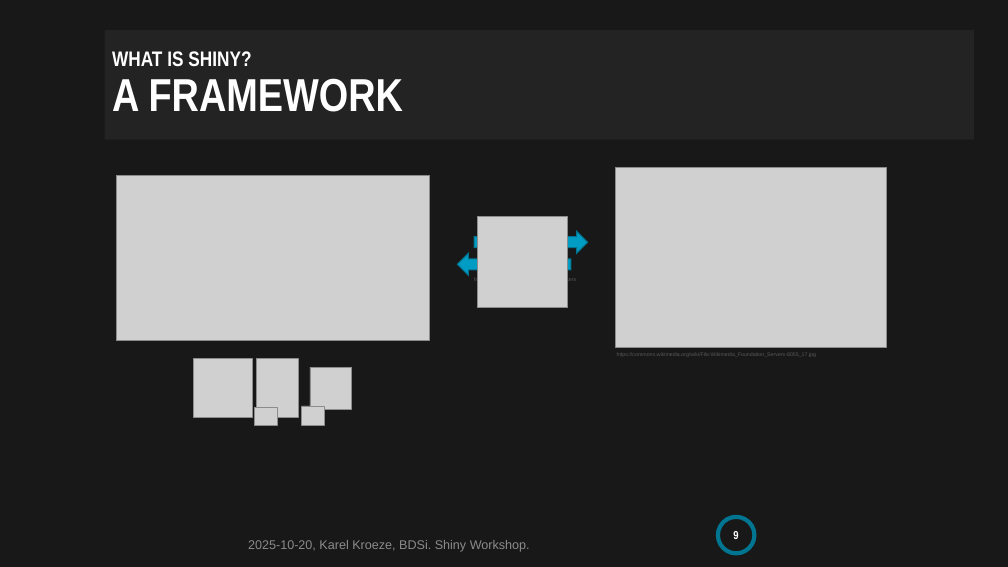
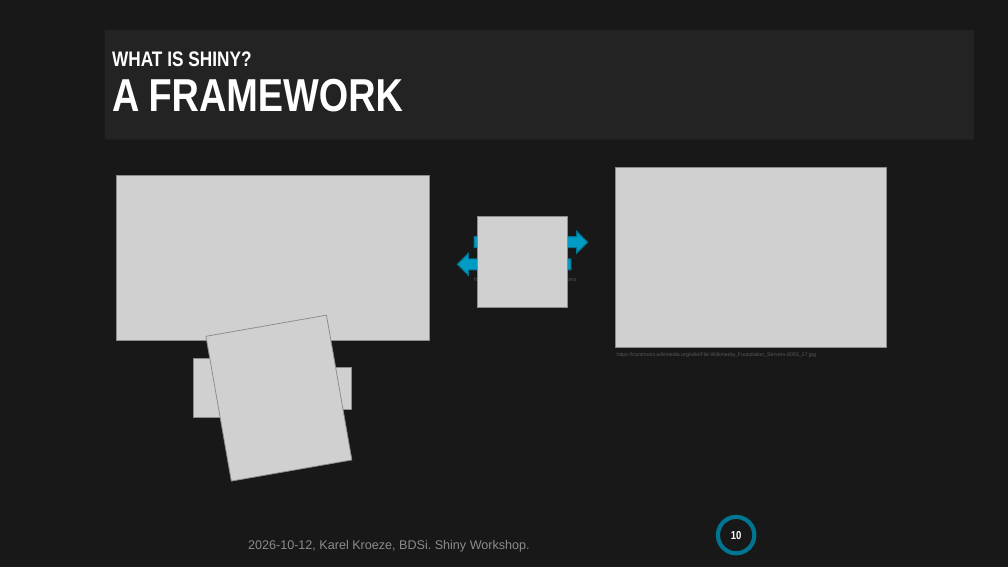
Before and after one commit to BDSI-Utwente/shiny-workshop, a slide deck: slide 10 of slides/shiny-workshop.pptx (slide 9 before the commit). Drawn at 1008x567 pixels with LibreOffice and Linux fonts; fonts in the diff are those of the drawing; grey boxes stand for pictures; background and template pictures are left out. Boxes give left, top, right and bottom in pixels: in the first picture for what was removed or moved away, otherwise in the second. Text is boxed around its words. In the diff, an @@ line names an element or a change of style, - is before the commit and + after.

```diff
--- a/slides/shiny-workshop.pptx
+++ b/slides/shiny-workshop.pptx
@@ picture added at box(206, 315, 352, 481) @@
@@ picture: place and size @@
-picture at box(255, 408, 278, 426)
+picture at box(256, 423, 279, 442)
@@ picture: place and size @@
-picture at box(302, 406, 324, 426)
+picture at box(310, 423, 333, 443)
@@ page number at box(731, 531, 742, 539): text changed @@
-9
+10
@@ text at box(248, 540, 530, 552): text changed @@
-2025-10-20, Karel Kroeze, BDSi. Shiny Workshop.
+2026-10-12, Karel Kroeze, BDSi. Shiny Workshop.
```
Also in this commit, not shown: 21 other slides changed, 1 slide added, 1 other file.
